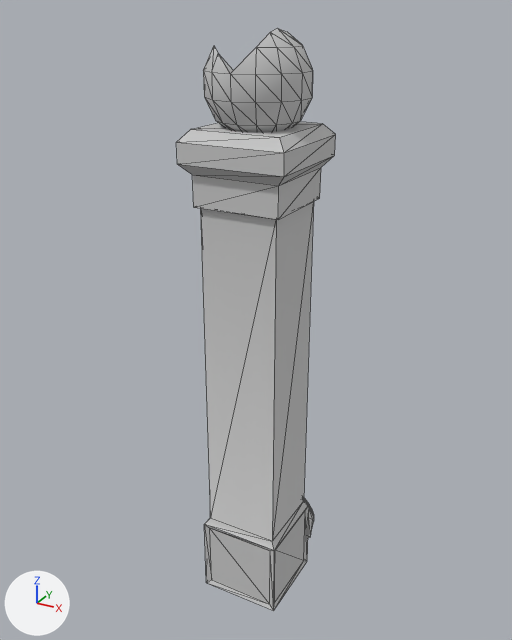
Before and after pictures for a commit that changed the FBX model Assets/Models/Small_Broken_Pillar.FBX.
Before and after are seen from a 50 mm lens placed at (125.5, -85.45, 15.17), pointed at (117.19, -70.35, 7.62). The axes (+X, +Y, +Z) are drawn at lower left. The lights are the same throughout. Mesh edges are drawn as thin lines. Where no turn or scale is listed for an object, it has been applied to the vertices.
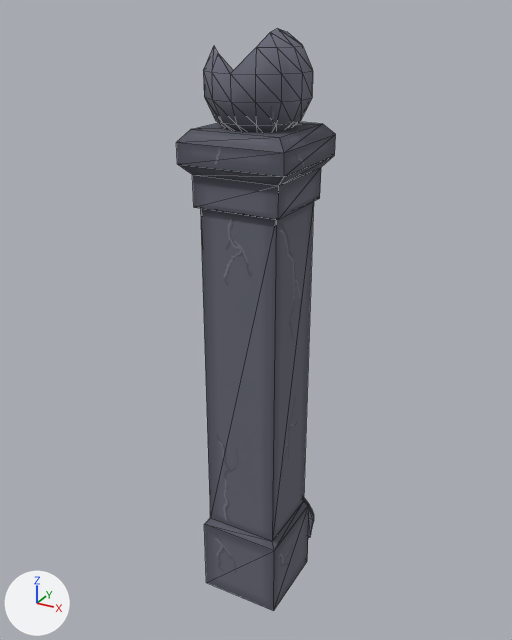
The newer file is also turned or shifted as a whole; pictures and numbers use the older file's frame.

The change, as a list of edits to the scene's bpy script:
```text
Add img_small_broken_pillar3_jpg:
    img_small_broken_pillar3_jpg = load_image('Small Broken Pillar3.jpg', '_unpacked/Small_Broken_Pillar3.jpg', 4267, 4267, 'sRGB')
Add mat_05___default:
    mat_05___default = principled_material('05 - Default')
    mat_05___default.texture = img_small_broken_pillar3_jpg
    mat_05___default.roughness = 0.859
Change me_mesh:
    used by ob_box004; location = (117.75, -71.25, 0.0)
    remove me_mesh.from_pydata(...)  # 170 vertices, 316 faces; spans x -1.62..1.31, y -1.31..3.31, z -0.01..14.79
    add me_mesh.from_pydata(...)  # 154 vertices, 284 faces; spans x -1.62..1.31, y -1.31..3.31, z -0.01..14.79
    me_mesh part 1
    16 vertices are removed from x -1.04..1.04, y -1.04..1.04, z 0.12..1.98
    40 faces are deleted
    8 new faces join them
    me_mesh part 2: 276 faces spanning x -1.62..1.31, y -1.31..3.31, z -0.01..14.79 switch from mat_01___default (light grey #cacaca) to mat_05___default (picture img_small_broken_pillar3_jpg)
```

Where the change shows, as pixel boxes [x1, y1, x2, y2] in the pictures (512 x 640 px):
part 1 of me_mesh, cut back: [204, 506, 309, 611] in both
part 2 of me_mesh, recoloured: [176, 28, 336, 551] in both
